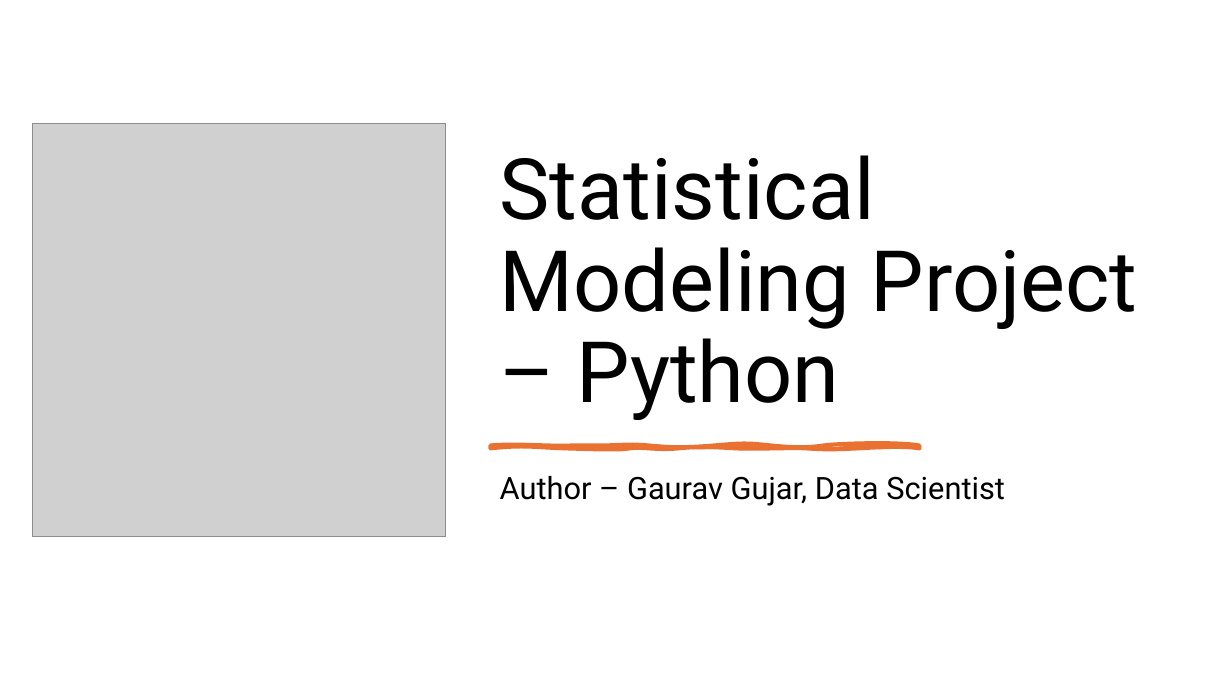
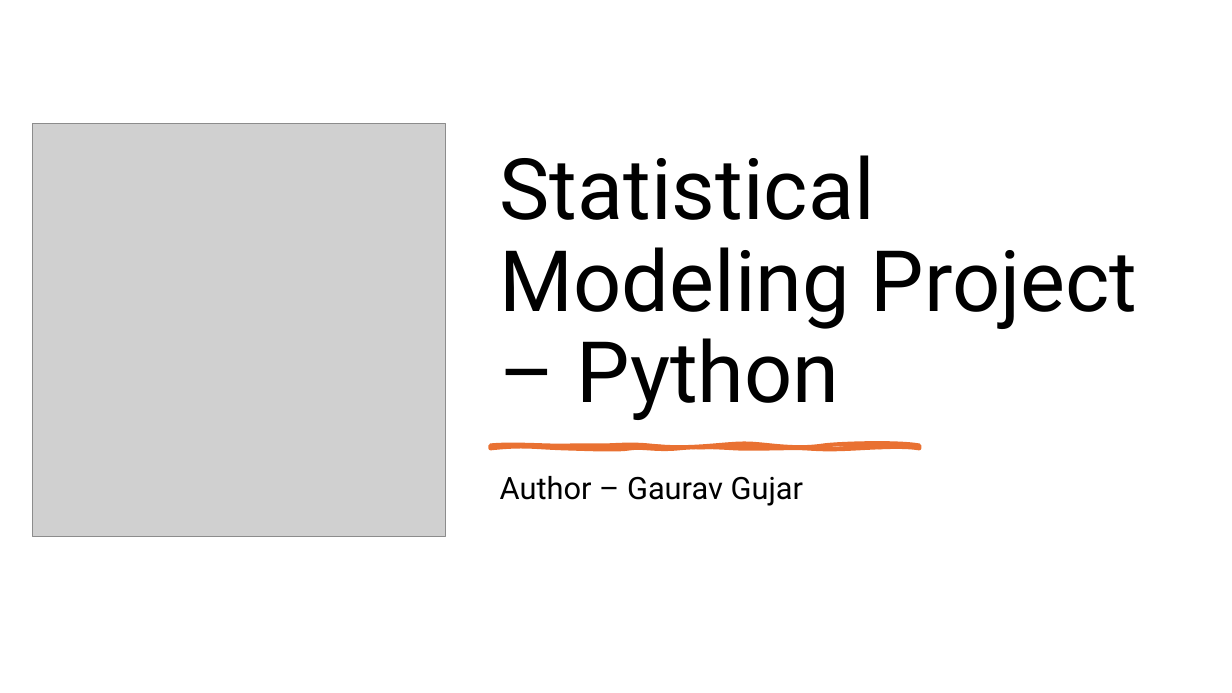
Before and after one commit to Goraw11/Statistical-Modelling-Project-Goraw11, a slide deck: slide 1 of Statistical Modelling with Python.pptx. Drawn at 1232x693 pixels with LibreOffice and Linux fonts; fonts in the diff are those of the drawing; grey boxes stand for pictures. Boxes give left, top, right and bottom in pixels: in the first picture for what was removed or moved away, otherwise in the second. Text is boxed around its words. In the diff, an @@ line names an element or a change of style, - is before the commit and + after.

```diff
--- a/Statistical Modelling with Python.pptx
+++ b/Statistical Modelling with Python.pptx
@@ subtitle at (500, 476, 803, 506): text changed @@
-Author – Gaurav Gujar, Data Scientist
+Author – Gaurav Gujar
```
Also in this commit, not shown: 1 other slide changed, 6 slides added, 7 other files.
